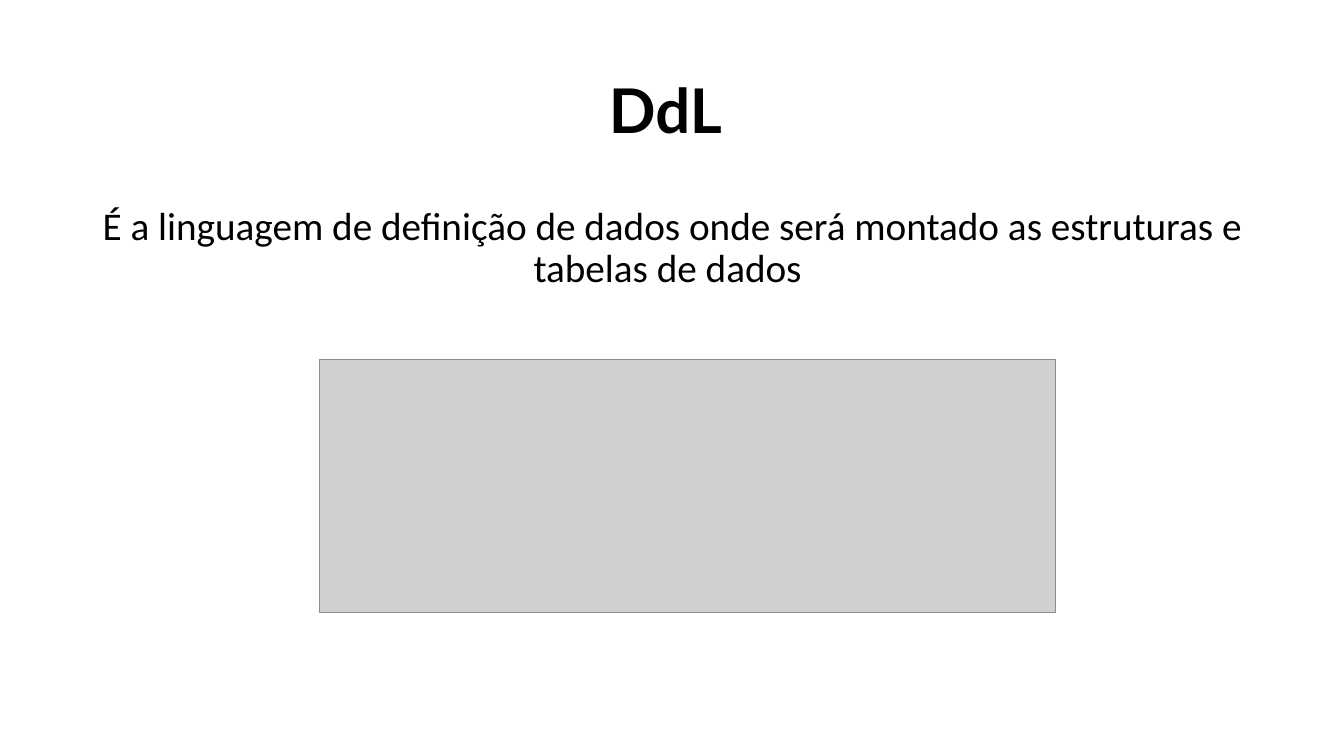
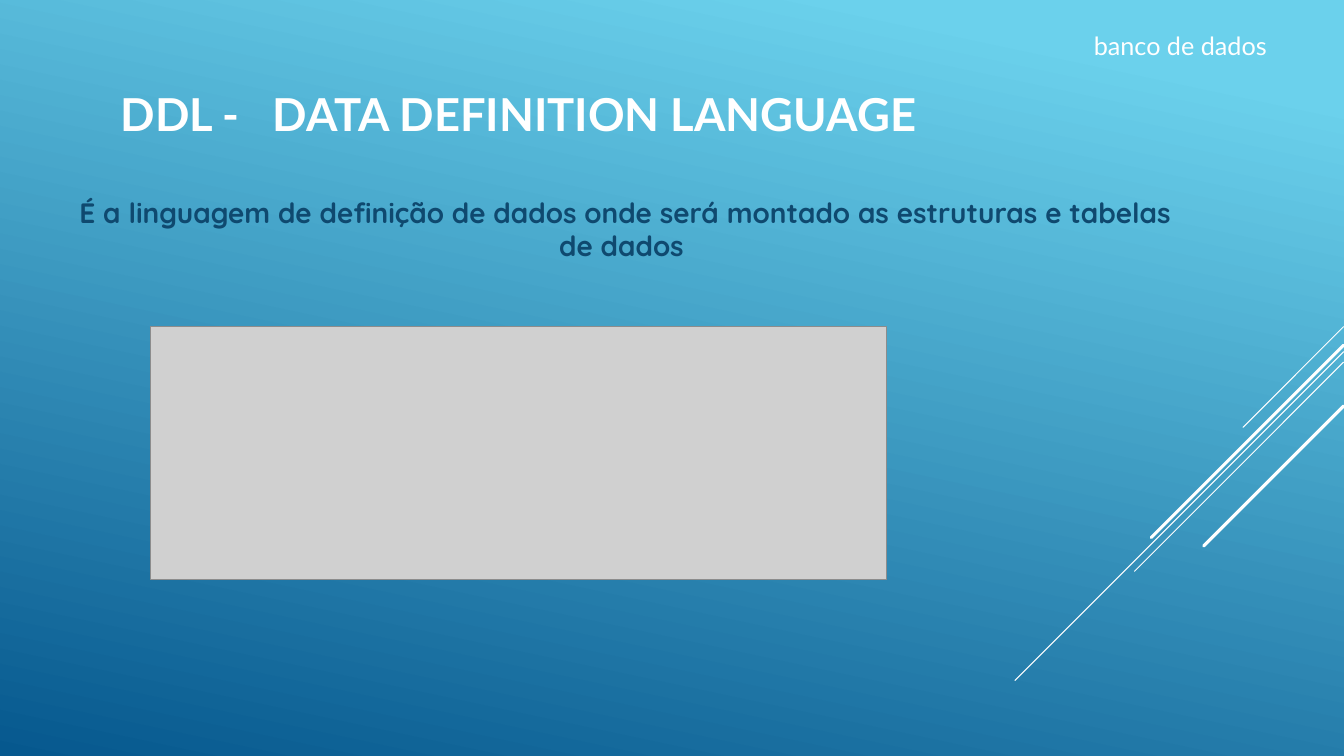
Before and after one commit to TarsilaMoreno/becajava.aulasql2, a slide deck: slide 6 of bancodedados.pptx. Drawn at 1344x756 pixels with LibreOffice and Linux fonts; fonts in the diff are those of the drawing; grey boxes stand for pictures. Boxes give left, top, right and bottom in pixels: in the first picture for what was removed or moved away, otherwise in the second. Text is boxed around its words. In the diff, an @@ line names an element or a change of style, - is before the commit and + after.

```diff
--- a/bancodedados.pptx
+++ b/bancodedados.pptx
@@ background #FFFFFF to gradient #6ED2EB to #06588E @@
@@ text added at (1094, 36, 1267, 55), 18 pt, text #FFFFFF @@
+banco de dados
@@ title at (121, 98, 916, 132): text changed; size 44 to 32.4 pt; text colour #000000 to #FFFFFF @@
-DdL
+DDL - DATA DEFINITION LANGUAGE
@@ text "É a linguagem de definição ...": place and size @@
-text "É a linguagem de definição ..." at (103, 207, 1241, 283)
+text "É a linguagem de definição ..." at (79, 198, 1170, 256)
@@ text "É a linguagem de definição ..." at (79, 198, 1170, 256): size 28 to 20 pt, font Calibri to Quicksand, text colour #000000 to #0F496F, bold on; line spacing 0.9 to 1; vertical alignment top to middle @@
@@ picture: place and size @@
-picture at (320, 359, 1056, 612)
+picture at (151, 327, 887, 580)
@@ group added at (1015, 327, 1344, 681): 5 lines @@
```
Also in this commit, not shown: 5 other slides changed, 3 slides added.
